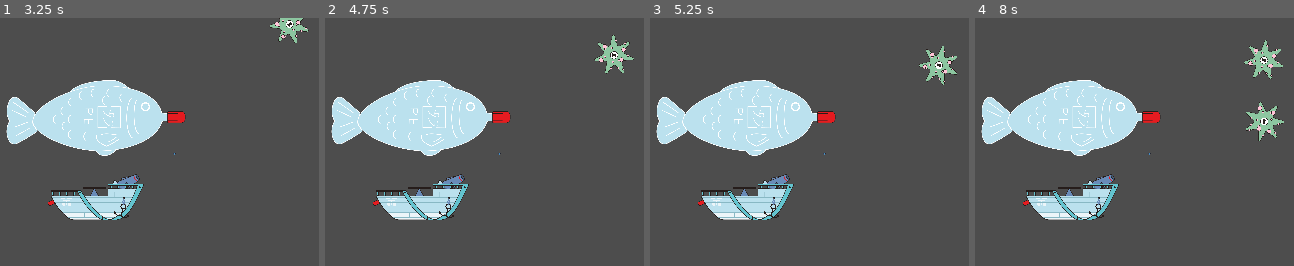
Above: before the commit, frames 1-4 (left to right).
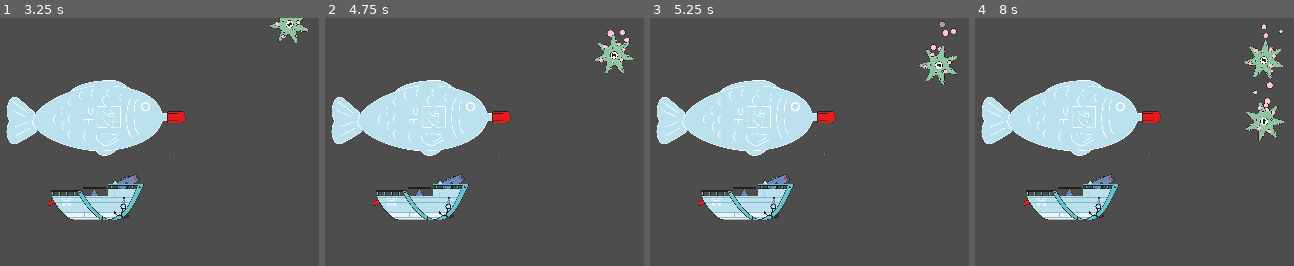
Above: after the commit, the same moments.

Repository: TheJP/GlobalGameJam2025
Game: Godot game, scene res://level/level.tscn
The game is run twice, just before and just after one commit, with the same random seed, the same clock (stepped at 60 frames per second) and the same inputs. The engine's default icon, where the game draws it, is replaced by a stand-in: a white triangle on a blue panel in a dark square.
Inputs:
- Up to frame 1 (3.25 s): tap Enter at 2 s; tap Space at 2.75 s
- Up to frame 2 (4.75 s): no input
- Up to frame 3 (5.25 s): no input
- Up to frame 4 (8 s): no input

Frame 1 is identical in both runs. In frame 2, 0.1% of the frame differs, in the area x 88-96%, y 4-12%; in frame 3, 0.2%; in frame 4, 0.3%, in the area x 87-97%, y 2-38%.

Commit message:
Added particles to dropping

Diff:
--- a/enemies/dropper/dropping.gd
+++ b/enemies/dropper/dropping.gd
@@ -9,7 +9,7 @@
 
 func _process(delta: float) -> void:
 	position += Vector2.DOWN * (fall_speed * delta)
-	rotate(rotation_speed * delta)
+	$Sprite2D.rotate(rotation_speed * delta)
 
 
 func _on_despawn_timer_timeout() -> void:
--- a/enemies/dropper/dropping.tscn
+++ b/enemies/dropper/dropping.tscn
@@ -1,13 +1,19 @@
-[gd_scene load_steps=4 format=3 uid="uid://6h6uvhv5ampc"]
+[gd_scene load_steps=6 format=3 uid="uid://6h6uvhv5ampc"]
 
 [ext_resource type="Script" path="res://enemies/dropper/dropping.gd" id="1_l8tl1"]
 [ext_resource type="Texture2D" uid="uid://d37wctktctj82" path="res://enemies/dropper/dropping.png" id="2_m2gdq"]
+[ext_resource type="Texture2D" uid="uid://bpgcntyyi2xfd" path="res://enemies/dropper/dropping_particle.png" id="3_la2mj"]
 
 [sub_resource type="CircleShape2D" id="CircleShape2D_kcov6"]
 radius = 46.1736
 
+[sub_resource type="Gradient" id="Gradient_56woc"]
+offsets = PackedFloat32Array(0, 0.786667, 1)
+colors = PackedColorArray(1, 1, 1, 1, 1, 1, 1, 1, 1, 1, 1, 0)
+
 [node name="Dropping" type="Area2D" groups=["enemy"]]
 z_index = 2
+position = Vector2(83, 0)
 collision_layer = 8
 collision_mask = 2
 script = ExtResource("1_l8tl1")
@@ -26,5 +32,19 @@
 one_shot = true
 autostart = true
 
+[node name="CPUParticles2D" type="CPUParticles2D" parent="."]
+z_index = -1
+position = Vector2(1, -21)
+texture = ExtResource("3_la2mj")
+emission_shape = 1
+emission_sphere_radius = 40.0
+gravity = Vector2(0, -200)
+tangential_accel_min = 50.0
+tangential_accel_max = 50.0
+angle_max = 180.0
+scale_amount_min = 0.15
+scale_amount_max = 0.5
+color_ramp = SubResource("Gradient_56woc")
+
 [connection signal="area_entered" from="." to="." method="_on_area_entered"]
 [connection signal="timeout" from="DespawnTimer" to="." method="_on_despawn_timer_timeout"]
Binary file added: enemies/dropper/dropping_particle.png
Not shown, added: enemies/dropper/dropping_particle.png.import
